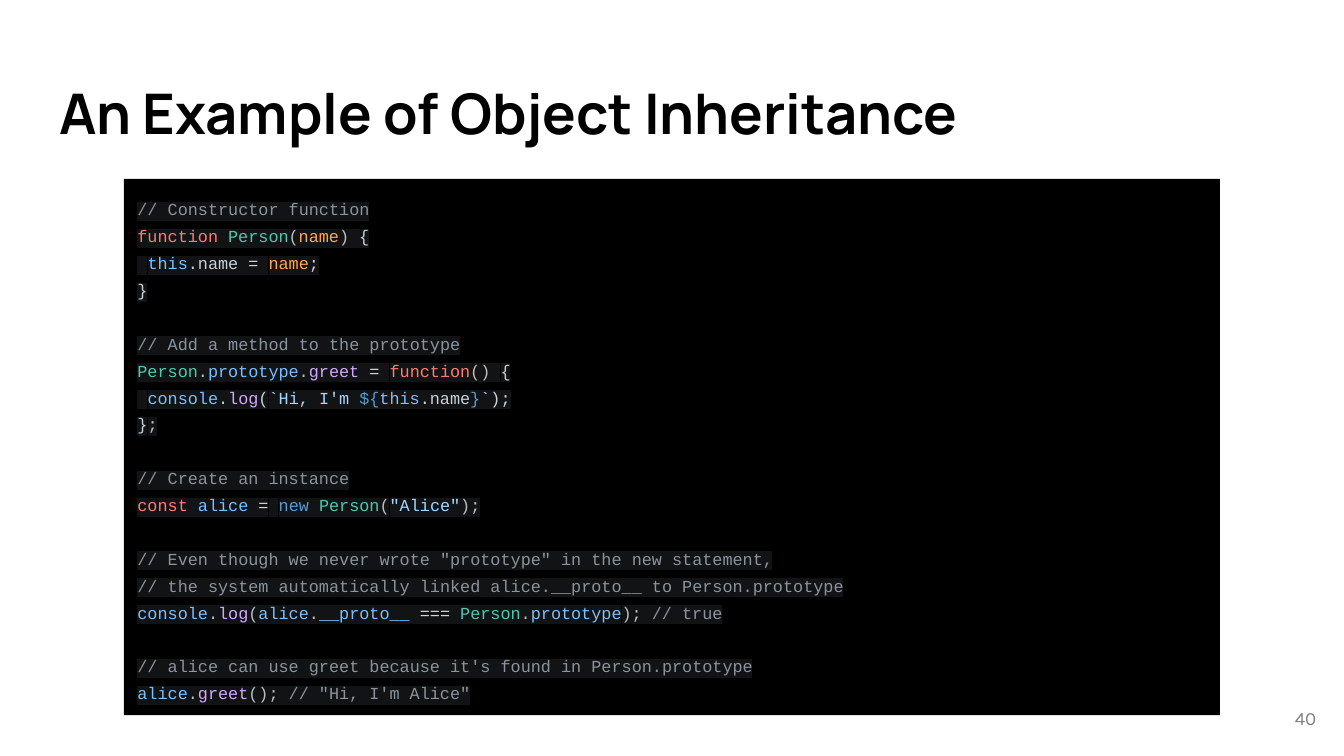
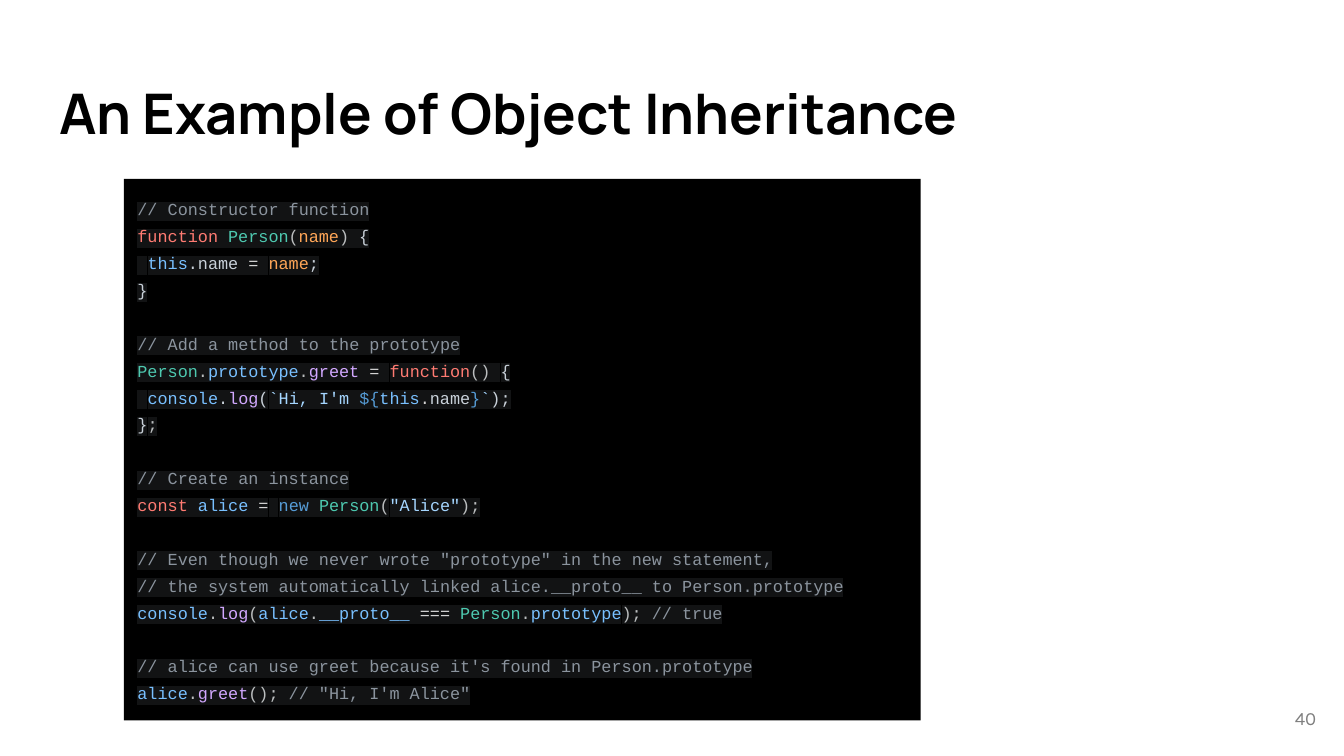
Before and after one commit to lancwyy/WebDev, a slide deck: slide 40 of Lecture_Materials/05-1-Javascript Basics.pptx. Drawn at 1344x756 pixels with LibreOffice and Linux fonts; fonts in the diff are those of the drawing. Boxes give left, top, right and bottom in pixels: in the first picture for what was removed or moved away, otherwise in the second. Text is boxed around its words. In the diff, an @@ line names an element or a change of style, - is before the commit and + after.

```diff
--- a/Lecture_Materials/05-1-Javascript Basics.pptx
+++ b/Lecture_Materials/05-1-Javascript Basics.pptx
@@ rectangle "// Constructor function": place and size @@
-rectangle "// Constructor function" at (124,179,1219,715)
+rectangle "// Constructor function" at (124,179,921,720)
```
Also in this commit, not shown: 15 other slides changed.
